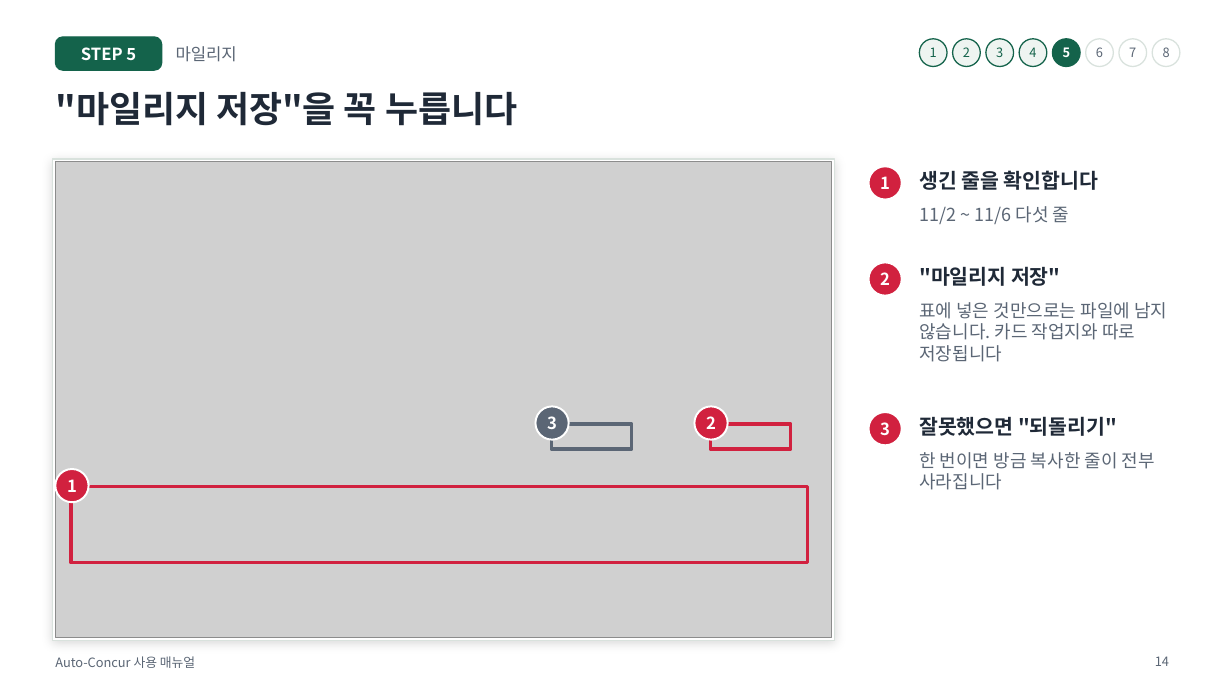
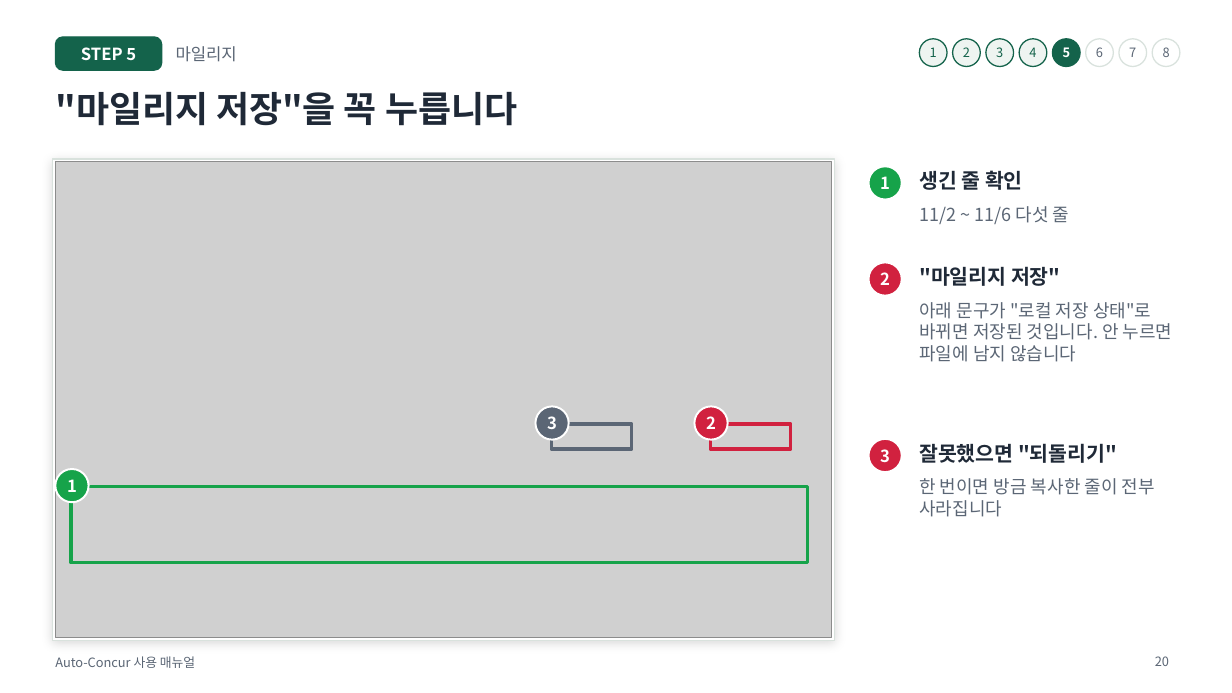
Before and after one commit to oks9924/Auto-Concur, a slide deck: slide 20 of docs/manual.pptx (slide 14 before the commit). Drawn at 1232x693 pixels with LibreOffice and Linux fonts; fonts in the diff are those of the drawing; grey boxes stand for pictures. Boxes give left, top, right and bottom in pixels: in the first picture for what was removed or moved away, otherwise in the second. Text is boxed around its words. In the diff, an @@ line names an element or a change of style, - is before the commit and + after.

```diff
--- a/docs/manual.pptx
+++ b/docs/manual.pptx
@@ ellipse at <box>869,166,902,200</box>: fill #D1213F to #16A34A @@
@@ text at <box>919,168,1023,194</box>: text changed @@
-생긴 줄을 확인합니다
+생긴 줄 확인
@@ text at <box>919,302,1173,362</box>: text changed @@
-표에 넣은 것만으로는 파일에 남지 않습니다. 카드 작업지와 따로 저장됩니다
+아래 문구가 "로컬 저장 상태"로 바뀌면 저장된 것입니다. 안 누르면 파일에 남지 않습니다
@@ 3 texts, 1 ellipse: place and size @@
-3 texts, 1 ellipse at <box>869,412,1155,490</box>
+3 texts, 1 ellipse at <box>869,439,1155,517</box>
@@ ellipse at <box>55,470,89,503</box>: fill #D1213F to #16A34A @@
@@ rectangle at <box>71,487,808,564</box>: outline #D1213F 2.5 pt to #16A34A 2.5 pt @@
@@ page number at <box>1155,656,1169,666</box>: text changed @@
-14
+20
```
Also in this commit, not shown: 15 other slides changed, 9 slides added, 11 other files.
